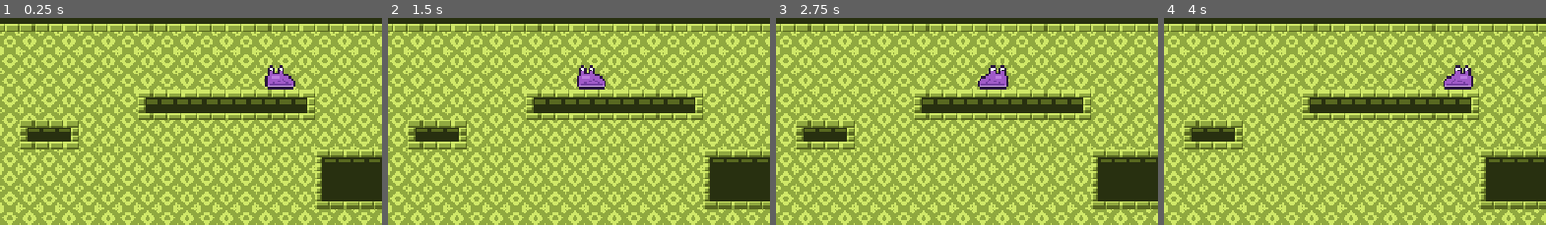
Above: before the commit, frames 1-4 (left to right).
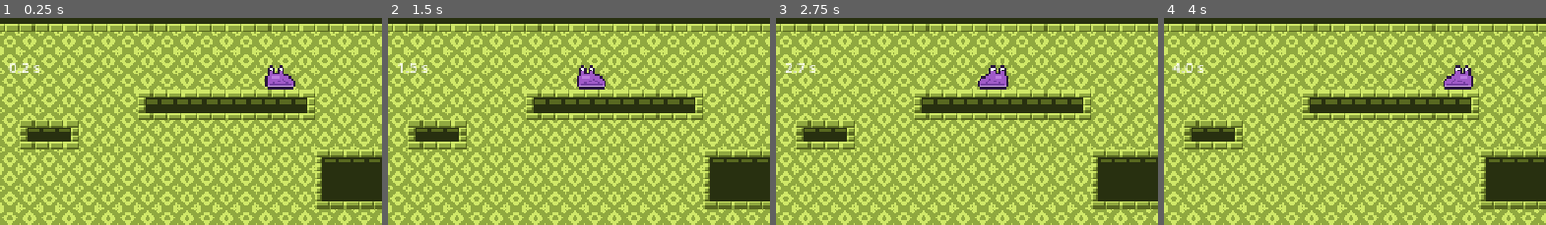
Above: after the commit, the same moments.

Repository: zliebowitz/ld60
Game: Godot game, scene res://scenes/main.tscn
The game is run twice, just before and just after one commit, with the same random seed, the same clock (stepped at 60 frames per second) and the same inputs.
Inputs:
- Up to frame 1 (0.25 s): no input
- Up to frame 2 (1.5 s): hold Right (right) from 0.53 s (still down); tap Space (jump) at 0.77 s
- Up to frame 3 (2.75 s): tap Space (jump) at 1.52 s; release Right (right) at 2.03 s; hold Left (left) from 2.03 s (still down)
- Up to frame 4 (4 s): release Left (left) at 2.78 s; hold Right (right) from 2.78 s (still down); tap Space (jump) at 3.02, 3.77 s
The pictures show only the part of the screen within x 38-88%, y 0-50%; the shares and areas given below are measured in that part.

The runs differ from the first frame. In frame 1, 0.2% of the frame differs, in the area x 2-11%, y 21-27%; in frame 2, 0.2%; in frame 3, 0.2%; in frame 4, 0.2%.

Commit message:
fix score coloring

Diff:
--- a/speed-jumper/scenes/Time.tscn
+++ b/speed-jumper/scenes/Time.tscn
@@ -1,10 +1,8 @@
 [gd_scene format=3 uid="uid://1ou5340jl2xb"]
 
 [ext_resource type="Script" uid="uid://2yw4mxnytyq8" path="res://scripts/time.gd" id="1_creh7"]
-[ext_resource type="FontFile" path="res://assets/fonts/FontDefault.fnt" id="2_ytm8t"]
 
 [sub_resource type="LabelSettings" id="LabelSettings_3bnw3"]
-font = ExtResource("2_ytm8t")
 font_size = 24
 
 [node name="Time" type="Control" unique_id=455369118]
